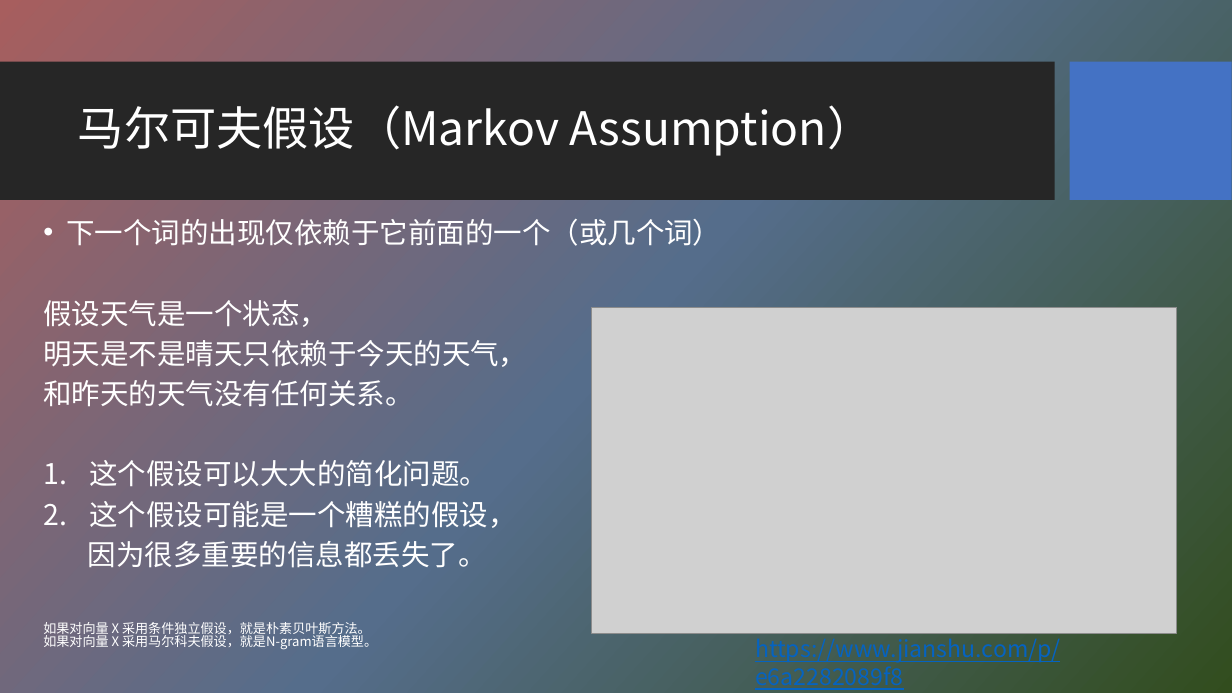
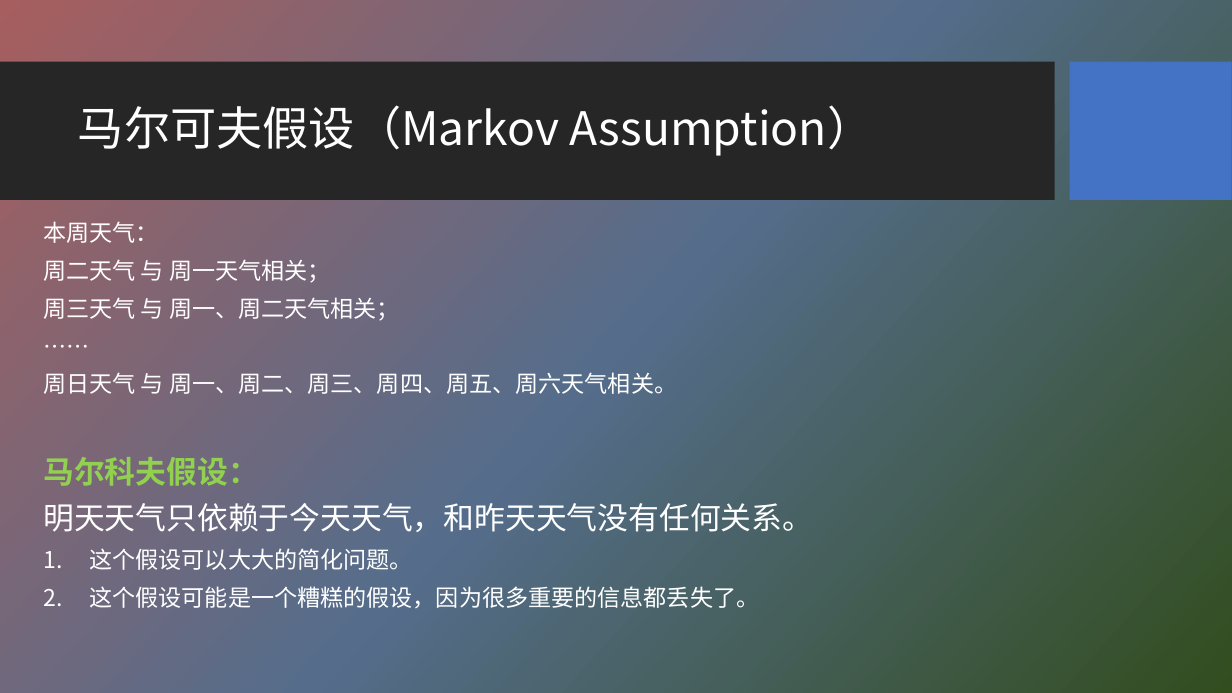
Before and after one commit to HBU/NLP_PPT, a slide deck: slide 5 of PPT-2020/ch04 隐马尔科夫模型.pptx (slide 6 before the commit). Drawn at 1232x693 pixels with LibreOffice and Linux fonts; fonts in the diff are those of the drawing; grey boxes stand for pictures; background and template pictures are left out. Boxes give left, top, right and bottom in pixels: in the first picture for what was removed or moved away, otherwise in the second. Text is boxed around its words. In the diff, an @@ line names an element or a change of style, - is before the commit and + after.

```diff
--- a/PPT-2020/ch04 隐马尔科夫模型.pptx
+++ b/PPT-2020/ch04 隐马尔科夫模型.pptx
@@ text at box(43, 221, 813, 532): text changed; size 22.2 to 18 pt @@
-• 下一个词的出现仅依赖于它前面的一个（或几个词）
-假设天气是一个状态，
-明天是不是晴天只依赖于今天的天气，
-和昨天的天气没有任何关系。
+本周天气：
+周二天气 与 周一天气相关；
+周三天气 与 周一、周二天气相关；
+……
+周日天气 与 周一、周二、周三、周四、周五、周六天气相关。
+马尔科夫假设：
+明天天气只依赖于今天天气，和昨天天气没有任何关系。
@@ picture removed at box(592, 308, 1177, 634) @@
@@ text at box(89, 548, 412, 570): size 22.2 to 18 pt in "这个假设可以大大的简化问题。"; line spacing 0.8 to 0.9 @@
@@ text at box(89, 586, 759, 608): text changed; size 10.2 to 18 pt @@
-2. 这个假设可能是一个糟糕的假设，
-因为很多重要的信息都丢失了。
-如果对向量 X 采用条件独立假设，就是朴素贝叶斯方法。
-如果对向量 X 采用马尔科夫假设，就是N-gram语言模型。
+2. 这个假设可能是一个糟糕的假设，因为很多重要的信息都丢失了。
@@ text removed at box(755, 638, 1061, 690) @@
-https://www.jianshu.com/p/e6a2282089f8
```
Also in this commit, not shown: 8 other slides changed, 2 slides added, 5 slides removed.
